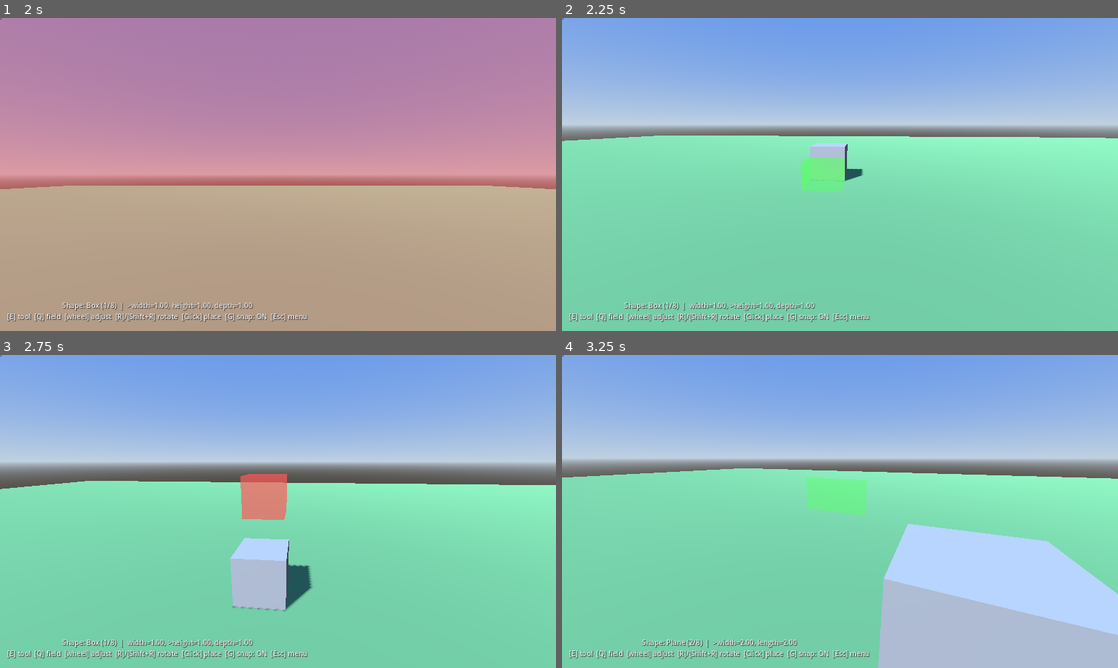
Above: before the commit, frames 1-4 (two rows, left to right).
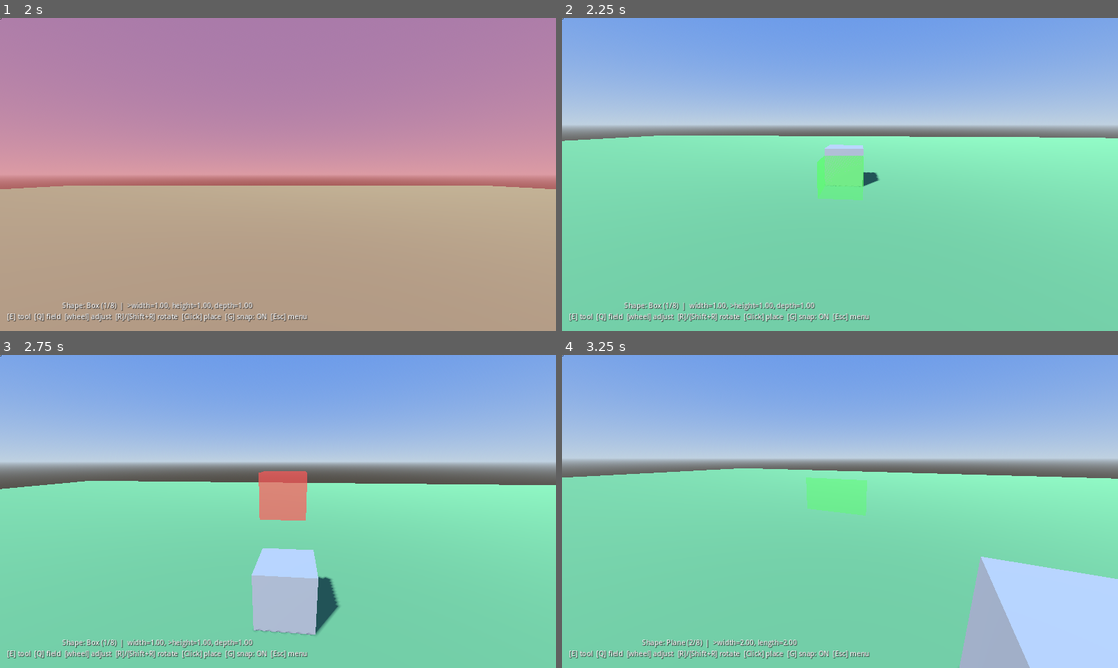
Above: after the commit, the same moments.

Repository: zenontherocks/worldmaker
Game: Godot game, scene res://scenes/Main.tscn
Same seed, same stepped clock (60 frames per second), same inputs: the game is played once before the commit and once after it.
Inputs (mouse positions are in pixels of both pictures, inside the frame that each line leads up to):
- Up to frame 1 (2 s): click (194, 96) at 0.52 s; type "12" at 0.6 s; click "Resume" at 1.25 s
- Up to frame 2 (2.25 s): move the mouse to (867, 174) at 2.02 s; hold W (move_forward) from 2.03 s (still down); hold Q (build_cycle_dimension) from 2.03 s (still down); click (867, 174) at 2.17 s
- Up to frame 3 (2.75 s): keep holding W (move_forward); keep holding Q (build_cycle_dimension); tap Space (jump) at 2.27 s
- Up to frame 4 (3.25 s): keep holding W (move_forward); move the mouse to (812, 511) at 2.77 s; release Q (build_cycle_dimension) at 2.78 s; tap E (build_cycle_shape) at 2.85 s; tap Space (jump) at 3.02 s

Frame 1 is identical in both runs. In frame 2, 1.3% of the frame differs, in the area x 42-58%, y 40-59%; in frame 3, 4.8%; in frame 4, 11%, in the area x 56-100%, y 54-100%.

Commit message:
Fix grid snap centering shapes instead of flushing their edges to it
_compute_default_placement() snapped a shape's raw center coordinate to
the nearest grid_size multiple. That only produces flush-tiling edges
when half the shape's own width happens to itself be a whole grid
multiple -- true by luck for the default Plane (2.0 width, 1.0
half-width, exactly one grid cell at grid_size 1.0) but false for the
default Box (1.0 width, 0.5 half-width). A Box's center would land
squarely on a Plane's edge, straddling it with half hanging off, or in
its dead center, but never flush against an edge -- which is what was
reported as "the box snaps to the middle of the plane or to the side
between planes."

Added ShapeFactory.horizontal_half_extents() (a shape's local-space
footprint half-extents, generalizing surface_offset()'s per-shape
dimension lookups to the horizontal plane) and BuildModeController.
_snap_flush_position(), which rounds the shape's own low edge to the
grid first and re-adds its half-extent, instead of rounding the center
directly. Accounts for the shape's yaw already being snapped to a
multiple of 90 degrees, swapping which local half-extent applies to
world X vs Z on an odd quarter-turn.

Diff:
--- a/scripts/build/BuildModeController.gd
+++ b/scripts/build/BuildModeController.gd
@@ -189,10 +189,34 @@
 	_target_position = point + normal * offset
 	_target_yaw = _current_facing_y() + _rotation_offset
 	if snap_enabled:
-		_target_position.x = snappedf(_target_position.x, grid_size)
-		_target_position.z = snappedf(_target_position.z, grid_size)
 		_target_yaw = snappedf(_target_yaw, deg_to_rad(rotation_snap_degrees))
+		_target_position = _snap_flush_position(_target_position, _target_yaw)
 	_target_tilt = _current_tilt()
+
+
+## Snaps position.x/z so the shape's own edges land on the grid, not just
+## its center -- naively rounding the center to the nearest grid_size
+## multiple only produces flush-tiling edges when half the shape's own
+## width happens to itself be a whole grid multiple (true for the default
+## Plane, whose 2.0 width makes its 1.0 half-width exactly one grid cell,
+## but false for the default Box, whose 0.5 half-width isn't a grid
+## multiple at grid_size 1.0) -- so a Box's center would land squarely on
+## a Plane's edge (straddling it, half hanging off) or in its middle,
+## never flush against it. Rounding the position of the shape's own low
+## edge first, then re-adding its half-extent, fixes that for any shape/
+## grid_size combination. yaw must already be snapped to a multiple of 90
+## degrees (rotation_snap_degrees's default) -- half_extents are in the
+## shape's own local frame, so an odd quarter-turn swaps which one applies
+## to world X vs world Z.
+func _snap_flush_position(pos: Vector3, yaw: float) -> Vector3:
+	var half := ShapeFactory.horizontal_half_extents(current_shape_id, current_dimensions)
+	var quarter_turns := int(round(yaw / (PI * 0.5)))
+	if quarter_turns % 2 != 0:
+		half = Vector2(half.y, half.x)
+	var snapped := pos
+	snapped.x = snappedf(pos.x - half.x, grid_size) + half.x
+	snapped.z = snappedf(pos.z - half.y, grid_size) + half.y
+	return snapped
 
 
 ## Auto-orients a pending Plane flush against a wall-like surface (hit
--- a/scripts/build/ShapeFactory.gd
+++ b/scripts/build/ShapeFactory.gd
@@ -103,6 +103,28 @@
 	return 0.0
 
 
+## The shape's own local-space horizontal footprint half-extents (X, Z) --
+## how far its edges sit from its center along its own width/depth (or
+## width/length, or radius). Unlike surface_offset(), this doesn't depend
+## on which face got hit; it's always specifically the horizontal
+## footprint, used by BuildModeController._compute_default_placement() to
+## snap a shape's own edges onto the grid instead of just its center (see
+## that function's docstring for why those aren't the same thing).
+static func horizontal_half_extents(shape_id: int, dims: Dictionary) -> Vector2:
+	match shape_id:
+		ShapeType.BOX:
+			return Vector2(dims.get("width", 1.0), dims.get("depth", 1.0)) * 0.5
+		ShapeType.PLANE:
+			return Vector2(dims.get("width", 2.0), dims.get("length", 2.0)) * 0.5
+		ShapeType.CYLINDER, ShapeType.CONE:
+			var radius: float = dims.get("radius", 0.5)
+			return Vector2(radius, radius)
+		ShapeType.SPHERE:
+			var half_diameter: float = dims.get("diameter", 1.0) * 0.5
+			return Vector2(half_diameter, half_diameter)
+	return Vector2.ZERO
+
+
 ## Builds a fully wired StaticBody3D (mesh + collision + PlaceableObject
 ## script) ready to be added under GameManager.world_root.
 static func create_instance(shape_id: int, dims: Dictionary, material: Material = null) -> PlaceableObject:
